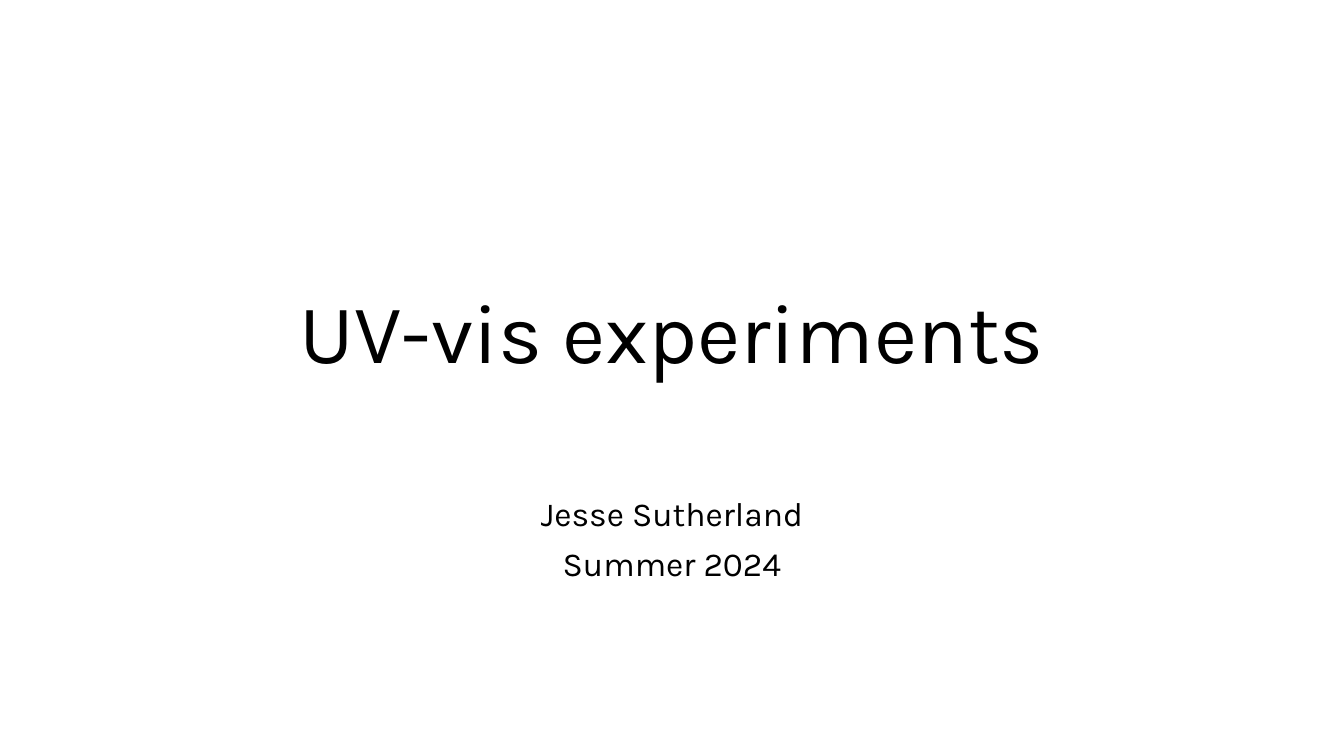
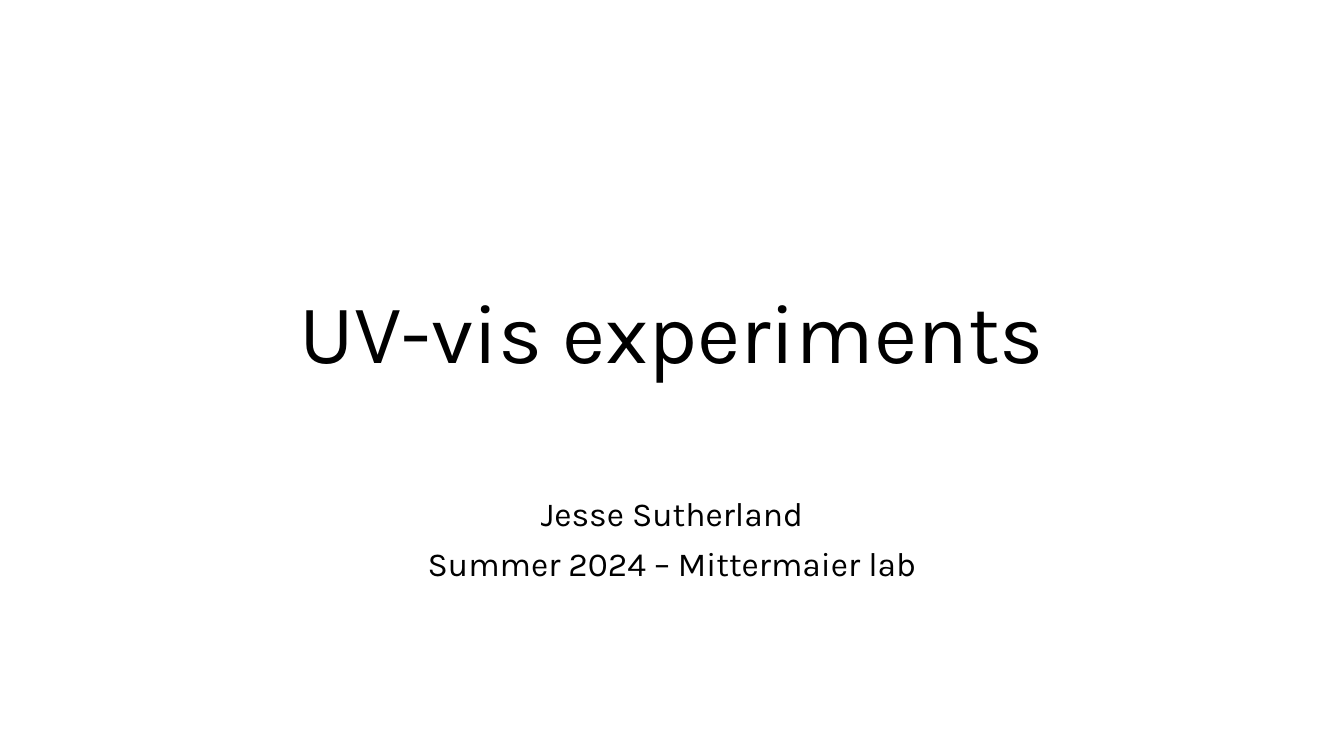
Before and after one commit to sjesse1001/mylabwork, a slide deck: slide 1 of BiomolecularDynamicsLab2024/2024-09-summary.pptx. Drawn at 1344x756 pixels with LibreOffice and Linux fonts; fonts in the diff are those of the drawing. Boxes give left, top, right and bottom in pixels: in the first picture for what was removed or moved away, otherwise in the second. Text is boxed around its words. In the diff, an @@ line names an element or a change of style, - is before the commit and + after.

Commit message:
updated summer 2024 slides

```diff
--- a/BiomolecularDynamicsLab2024/2024-09-summary.pptx
+++ b/BiomolecularDynamicsLab2024/2024-09-summary.pptx
@@ subtitle at (428,553,916,577): text changed @@
-Summer 2024
+Summer 2024 – Mittermaier lab
```
Also in this commit, not shown: 1 other slide changed, 8 slides added, 8 slides removed.
